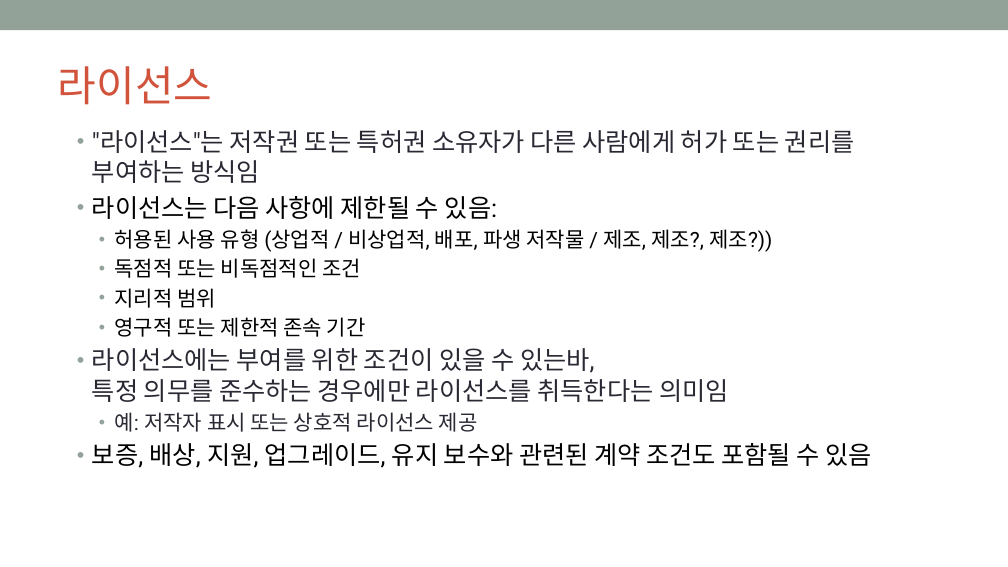
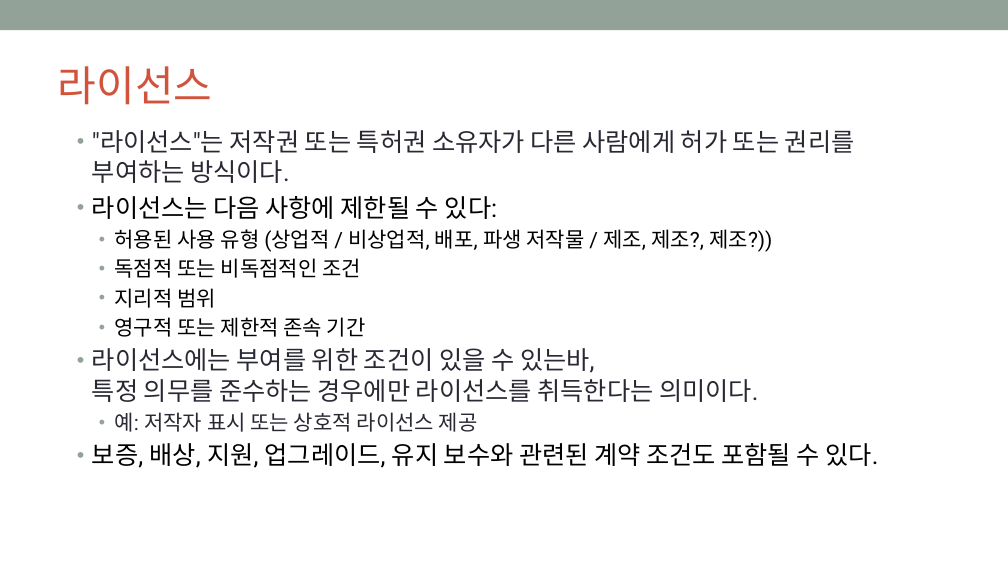
Before and after one commit to OpenChain-KWG/Curriculum-Translation-KR, a slide deck: slide 10 of target/slides/openchain-curriculum-for-1-1.pptx. Drawn at 1008x567 pixels with LibreOffice and Linux fonts; fonts in the diff are those of the drawing; background and template pictures are left out. Boxes give left, top, right and bottom in pixels: in the first picture for what was removed or moved away, otherwise in the second. Text is boxed around its words. In the diff, an @@ line names an element or a change of style, - is before the commit and + after.

```diff
--- a/target/slides/openchain-curriculum-for-1-1.pptx
+++ b/target/slides/openchain-curriculum-for-1-1.pptx
@@ text at bbox=[92, 130, 855, 219]: text changed @@
-• "라이선스"는 저작권 또는 특허권 소유자가 다른 사람에게 허가 또는 권리를 부여하는 방식임
-• 라이선스는 다음 사항에 제한될 수 있음:
+• "라이선스"는 저작권 또는 특허권 소유자가 다른 사람에게 허가 또는 권리를 부여하는 방식이다.
+• 라이선스는 다음 사항에 제한될 수 있다:
@@ text at bbox=[92, 348, 758, 402]: text changed @@
-• 라이선스에는 부여를 위한 조건이 있을 수 있는바,
-  특정 의무를 준수하는 경우에만 라이선스를 취득한다는 의미임
+• 라이선스에는 부여를 위한 조건이 있을 수 있는바,
+  특정 의무를 준수하는 경우에만 라이선스를 취득한다는 의미이다.
@@ text at bbox=[92, 443, 879, 468]: text changed @@
-• 보증, 배상, 지원, 업그레이드, 유지 보수와 관련된 계약 조건도 포함될 수 있음
+• 보증, 배상, 지원, 업그레이드, 유지 보수와 관련된 계약 조건도 포함될 수 있다.
```
Also in this commit, not shown: 35 other slides changed, 7 other files.
